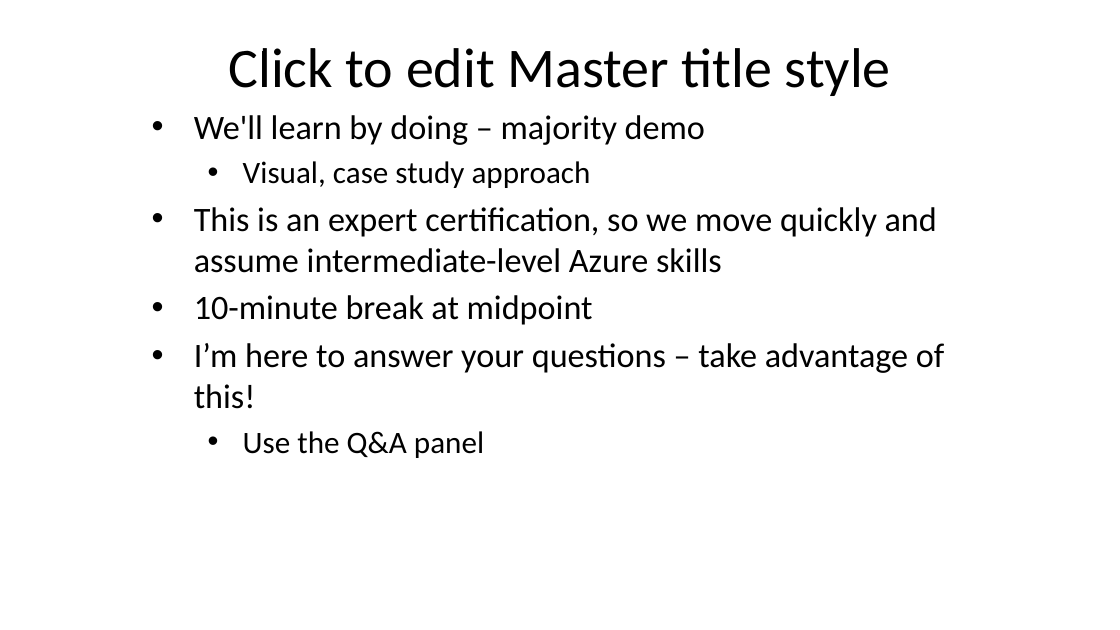
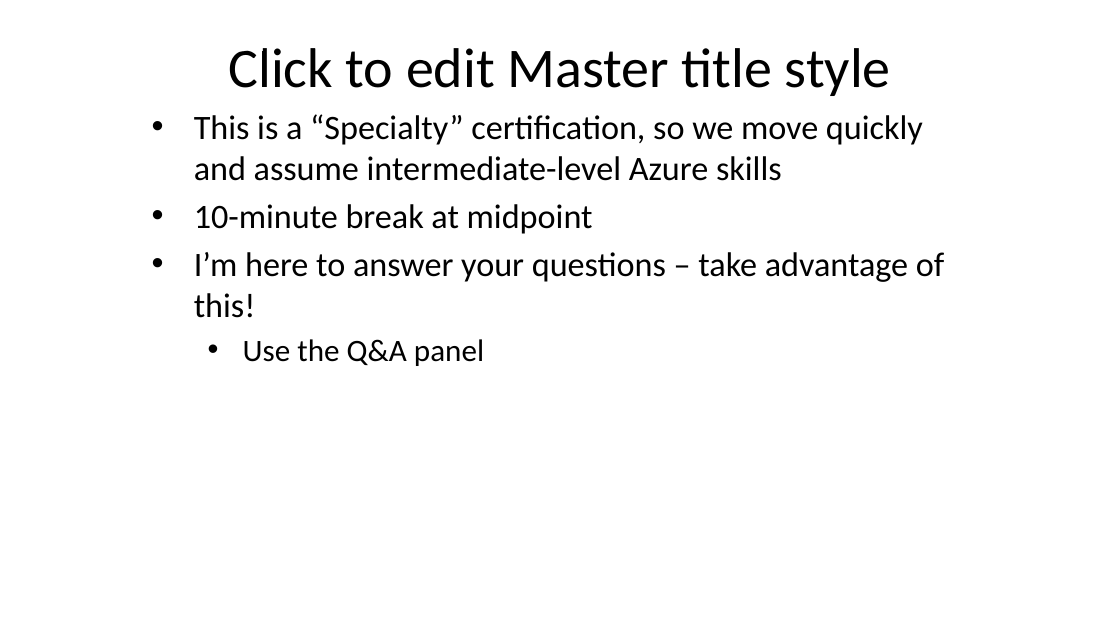
Before and after one commit to timothywarner/az140, a slide deck: slide 8 of warner-az-140-slides.pptx. Drawn at 1120x630 pixels with LibreOffice and Linux fonts; fonts in the diff are those of the drawing; background and template pictures are left out. Boxes give left, top, right and bottom in pixels: in the first picture for what was removed or moved away, otherwise in the second. Text is boxed around its words. In the diff, an @@ line names an element or a change of style, - is before the commit and + after.

```diff
--- a/warner-az-140-slides.pptx
+++ b/warner-az-140-slides.pptx
@@ text at [194, 114, 923, 181]: text changed @@
-• We'll learn by doing – majority demo
-  • Visual, case study approach
-• This is an expert certification, so we move quickly and assume intermediate-level Azure skills
+• This is a “Specialty” certification, so we move quickly and assume intermediate-level Azure skills
```
Also in this commit, not shown: 4 other slides changed, 1 other file.
